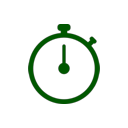
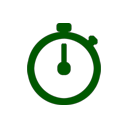
Layer changes from the first 128 × 128 image to the second:
painted on "Paint Layer 1 (pasted)" over 27, 23, 101, 105
